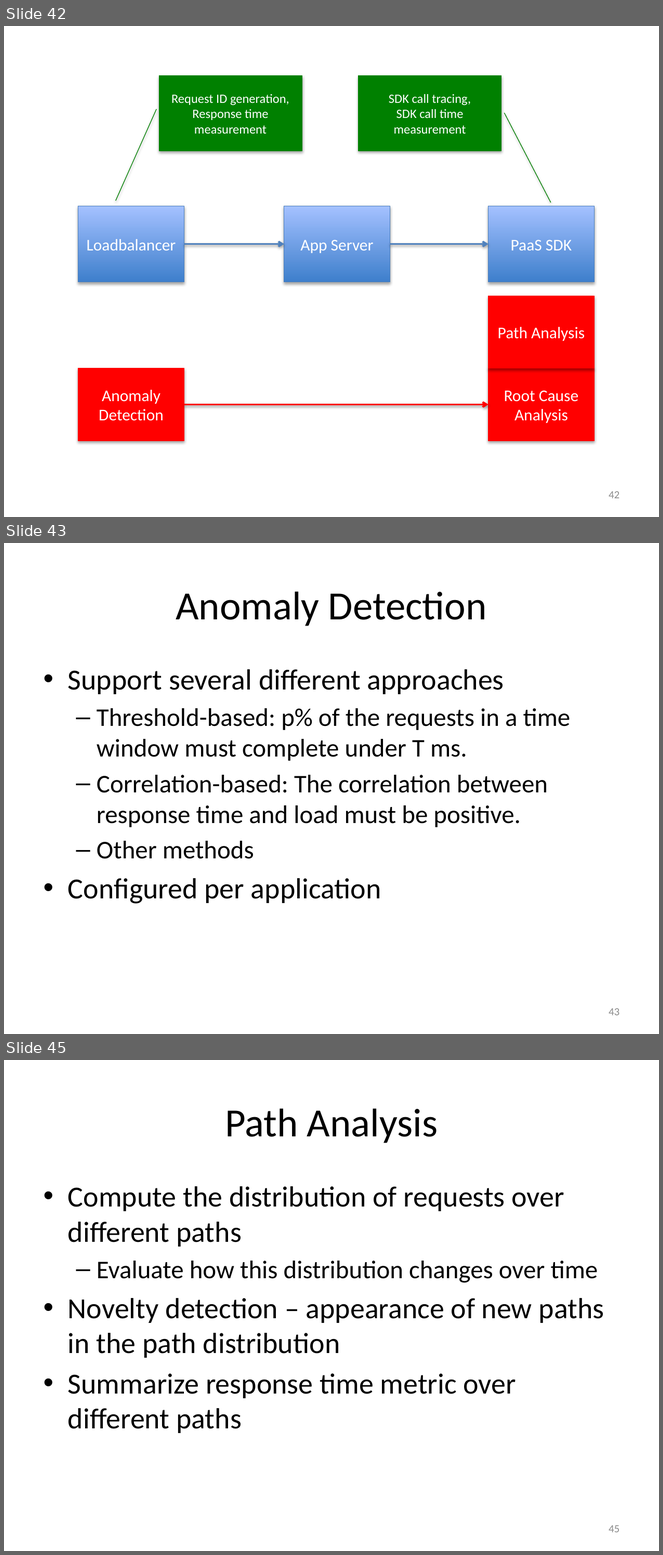
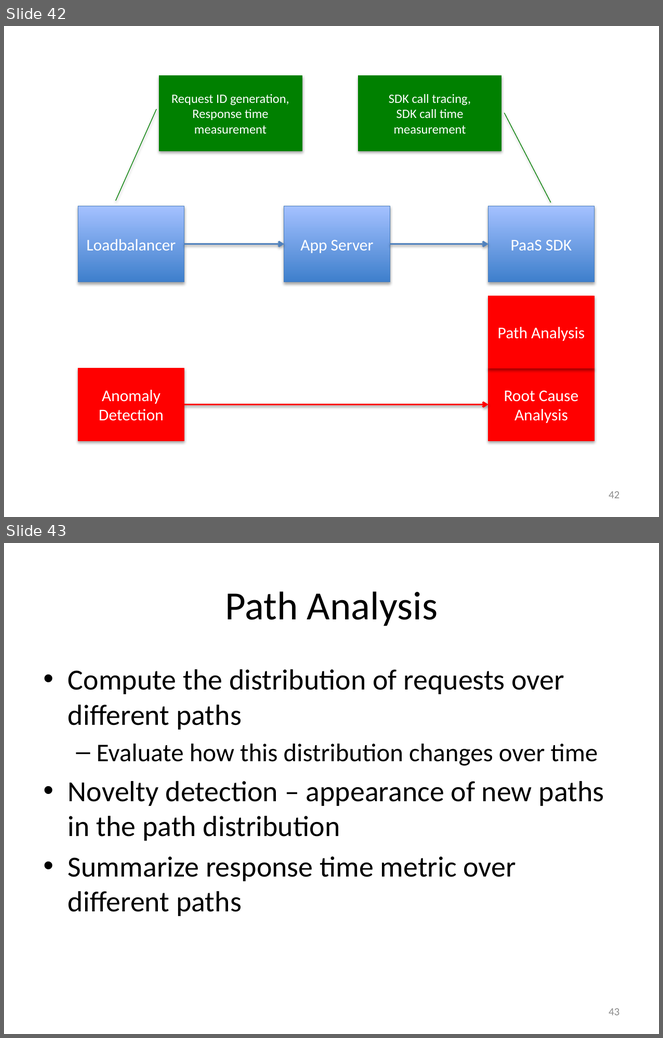
Before and after one commit to Dithn/eager-appscale, a slide deck: Eager/paper/dissertation/dissertation.pptx. Shown one above the other, each under a label of ours: slides 42, 43 and 45 before the commit, slides 42 and 43 after it; the slides between them are not shown. The pictures are 663x1555 and 663x1038 pixels, drawn with LibreOffice and Linux fonts; fonts in the diff are those of the drawing. Boxes give left, top, right and bottom in pixels: in the first picture for what was removed or moved away, otherwise in the second. Text is boxed around its words. In the diff, an @@ line names an element or a change of style, - is before the commit and + after.

```diff
--- a/Eager/paper/dissertation/dissertation.pptx
+++ b/Eager/paper/dissertation/dissertation.pptx
@@ slide 43 removed at [4, 543, 659, 1034], background #FFFFFF @@
@@ title removed at [176, 591, 487, 626] @@
-Anomaly Detection
@@ text removed at [68, 669, 571, 904] @@
-• Support several different approaches
-  – Threshold-based: p% of the requests in a time window must complete under T ms.
-  – Correlation-based: The correlation between response time and load must be positive.
-  – Other methods
-• Configured per application
@@ page number removed at [609, 1008, 620, 1016] @@
-43
@@ what was slide 45 is now slide 43 @@
@@ page number at [609, 1008, 620, 1016]: text changed @@
-45
+43
```
Also in this commit, not shown: 9 slides changed, 5 other slides removed.
